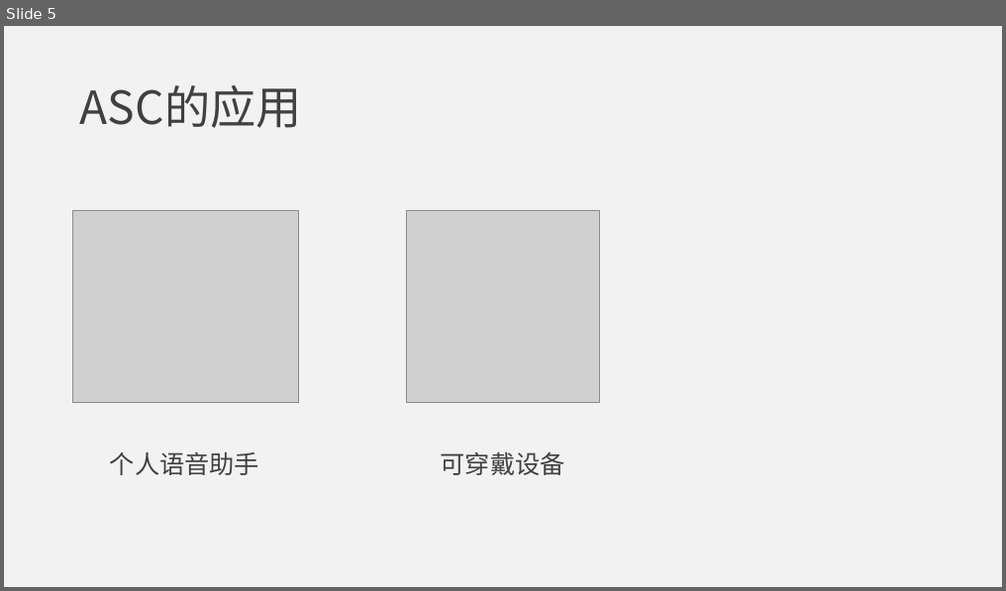
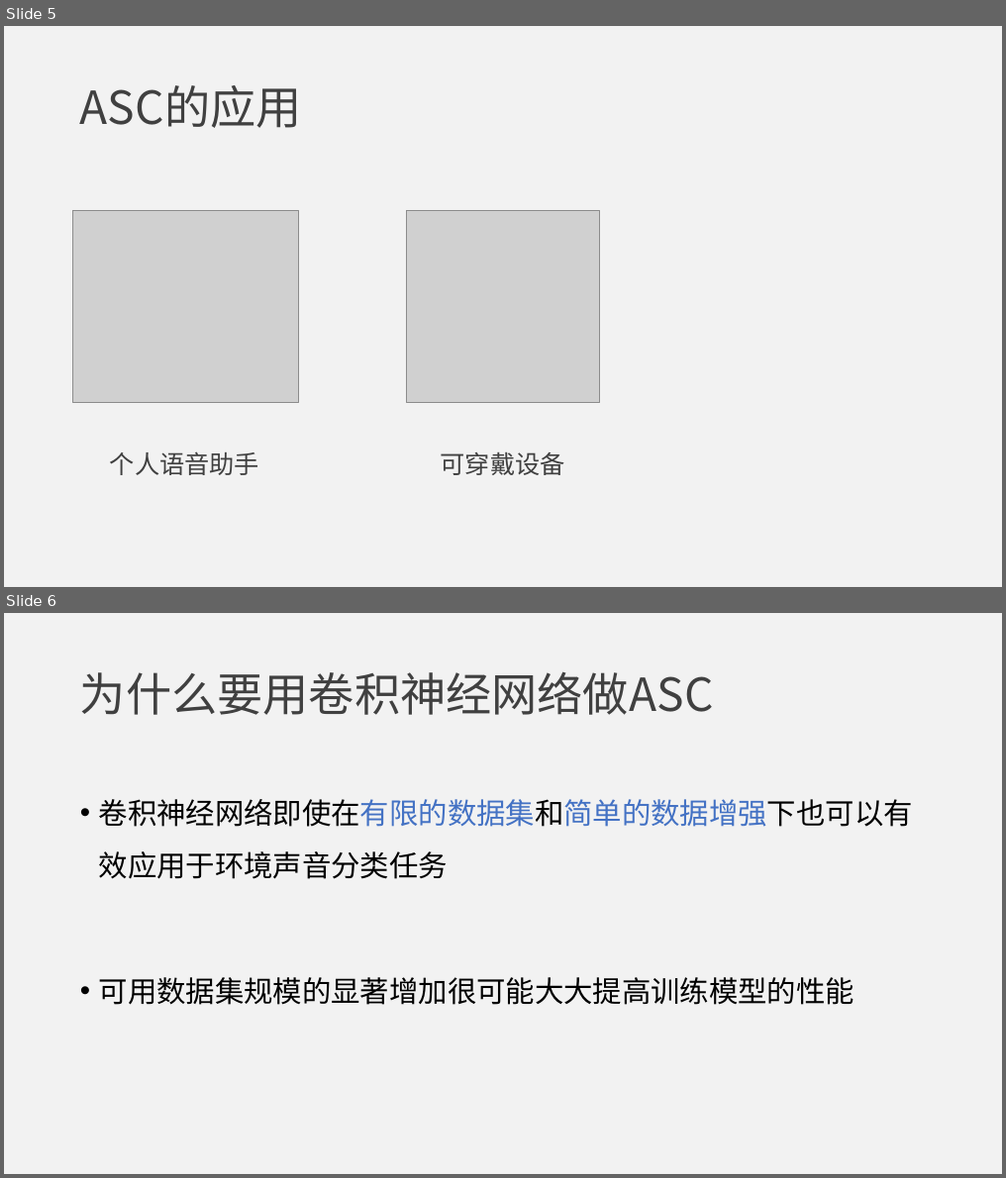
Before and after one commit to jumper3/paper, a slide deck: 开题报告/答辩.pptx. Shown one above the other, each under a label of ours: slide 5 before the commit, slides 5 and 6 after it. The pictures are 1006x591 and 1006x1178 pixels, drawn with LibreOffice and Linux fonts; fonts in the diff are those of the drawing; grey boxes stand for pictures. Boxes give left, top, right and bottom in pixels: in the first picture for what was removed or moved away, otherwise in the second. Text is boxed around its words. In the diff, an @@ line names an element or a change of style, - is before the commit and + after.

```diff
--- a/开题报告/答辩.pptx
+++ b/开题报告/答辩.pptx
@@ slide 6 added at (4,613,1002,1174), background #F2F2F2 @@
@@ title added at (80,671,714,715), 44 pt, text #404040 @@
+为什么要用卷积神经网络做ASC
@@ text added at (99,799,913,1005), 28 pt, text #000000 @@
+• 卷积神经网络即使在有限的数据集和简单的数据增强下也可以有效应用于环境声音分类任务
+• 可用数据集规模的显著增加很可能大大提高训练模型的性能
```
Also in this commit, not shown: 1 slide changed, 3 other slides added, 2 other files.
